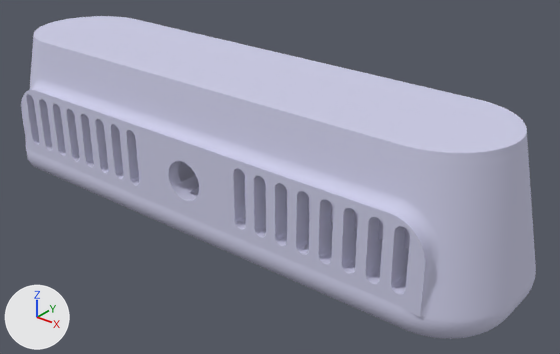
The COLLADA model parc_robot_description/meshes/realsense_d435_top.dae as it was, and as the next commit left it.
Camera for both pictures: a 50 mm camera at (0.0719, 0.8937, -0.0063) aimed at (0.0059, 0.9761, -0.0574). Arrows for +X, +Y and +Z are at lower left; the lights stay in place. The first picture is the older version.

The scene before the commit, as lines of its bpy script (objects in view):
```python
mat_part__feature466 = principled_material('Part__Feature466')
mat_part__feature466.base_color = (0.604, 0.604, 0.791)  # pale blue #cccce6
mat_part__feature466.roughness = 0.9
mat_part__feature471 = principled_material('Part__Feature471')
mat_part__feature471.base_color = (0.604, 0.604, 0.791)  # pale blue #cccce6
mat_part__feature471.roughness = 0.9
me_realsense_d435 = bpy.data.meshes.new('RealSense_D435')
me_realsense_d435.from_pydata(...)  # 14810 vertices, 29692 faces; spans x -0.0454..0.0454, y 0.9617..0.9865, z -0.0651..-0.041
me_realsense_d435.materials.append(mat_part__feature466)  # pale blue #cccce6
me_realsense_d440 = bpy.data.meshes.new('RealSense_D440')
me_realsense_d440.from_pydata(...)  # 1296 vertices, 2604 faces; spans x -0.041..0.041, y 0.9661..0.9821, z -0.043..-0.042
me_realsense_d440.materials.append(mat_part__feature471)  # pale blue #cccce6
me_realsense_d441 = bpy.data.meshes.new('RealSense_D441')
me_realsense_d441.from_pydata(...)  # 276 vertices, 548 faces; spans x -0.041..0.041, y 0.9661..0.9821, z -0.042..-0.041
me_realsense_d441.materials.append(mat_part__feature472)  # pale blue #cccce6
ob_node0 = bpy.data.objects.new('node0', me_realsense_d435)
ob_node0.location = (0.0, 0.0, 0.0)
ob_node5 = bpy.data.objects.new('node5', me_realsense_d440)
ob_node5.location = (0.0, 0.0, 0.0)
ob_node6 = bpy.data.objects.new('node6', me_realsense_d441)
ob_node6.location = (0.0, 0.0, 0.0)
```
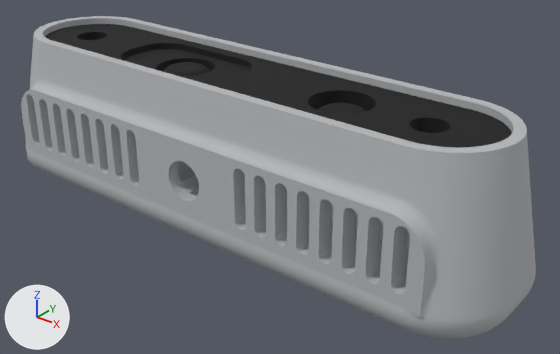
Boxes (x1, y1, x2, y2) around the edits, measured in the pictures (560 x 354 px):
'node0', recoloured (pale blue to grey): (21, 16, 536, 339) in both
'node6', deleted (pale blue): before (43, 18, 513, 148)
'node5', recoloured: (45, 24, 512, 148) in both
'node4', unchanged, uncovered by the edit: after (83, 38, 447, 133)

The change, as a list of edits to the scene's bpy script:
```text
Change mat_part__feature466:
    mat_part__feature466.base_color: (0.604, 0.604, 0.791) -> (0.462, 0.474, 0.485)  # pale blue #cccce6 -> grey #b5b7b9
Change mat_part__feature471:
    mat_part__feature471.base_color: (0.604, 0.604, 0.791) -> (0.00561, 0.00561, 0.00651)  # pale blue #cccce6 -> black #111113
Remove ob_node6:
    ob_node6 = bpy.data.objects.new('node6', me_realsense_d441)
    ob_node6.location = (0.0, 0.0, 0.0)
```
